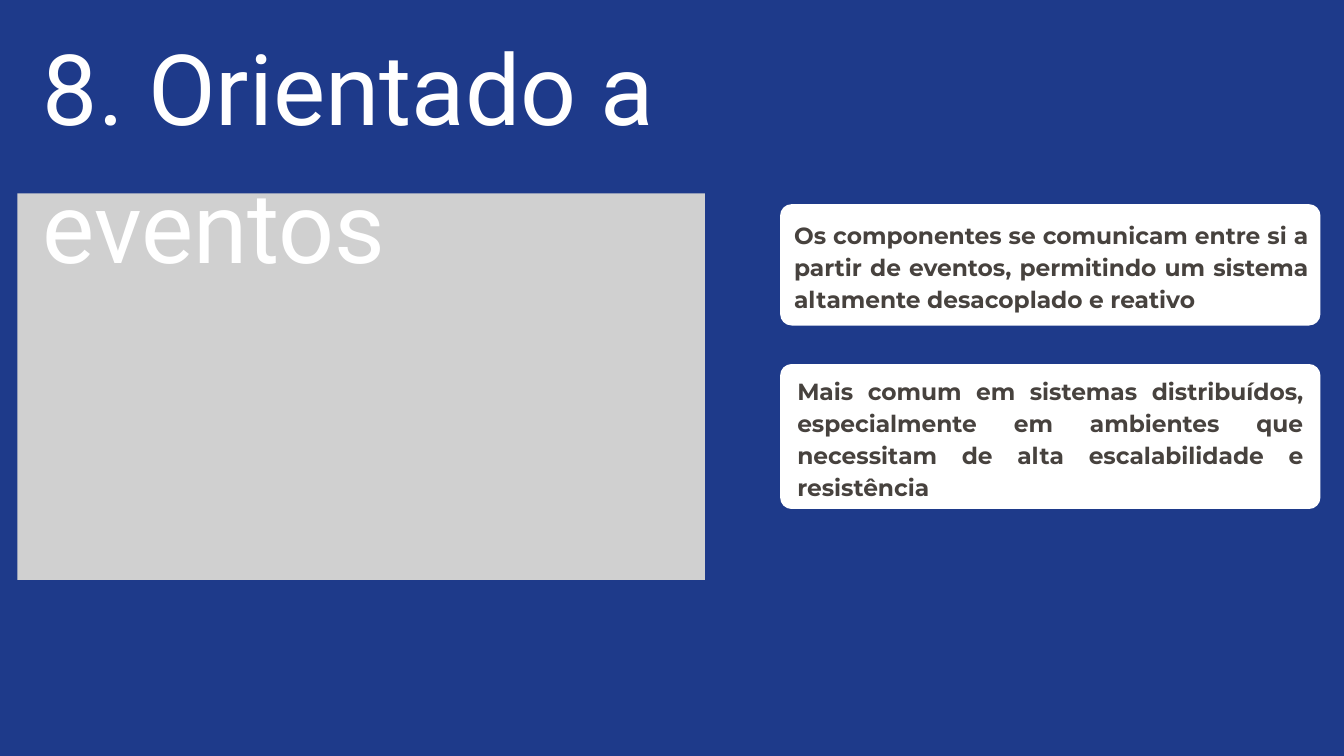
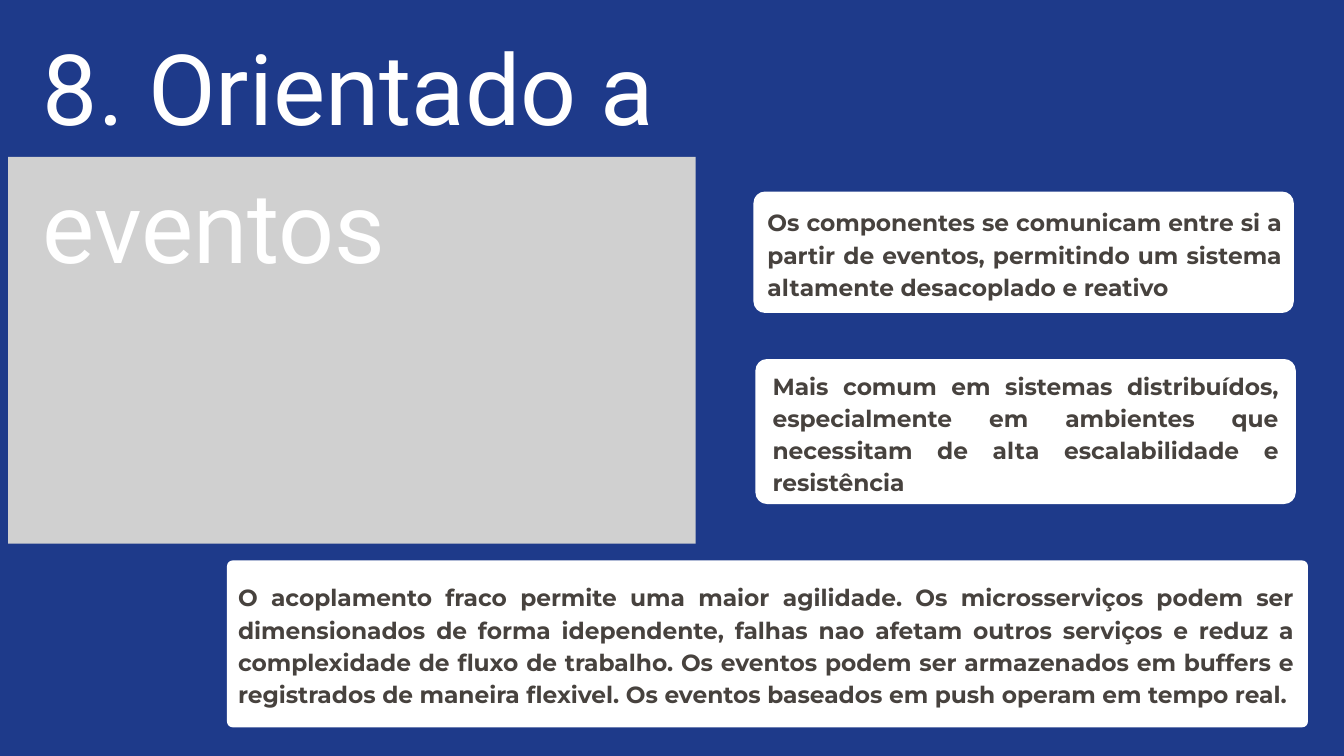
Before and after one commit to Liche008/Eng-Soft2-Grupo2, a slide deck: slide 13 of Apresentacao.pptx. Drawn at 1344x756 pixels with LibreOffice and Linux fonts; fonts in the diff are those of the drawing; grey boxes stand for pictures. Boxes give left, top, right and bottom in pixels: in the first picture for what was removed or moved away, otherwise in the second. Text is boxed around its words. In the diff, an @@ line names an element or a change of style, - is before the commit and + after.

```diff
--- a/Apresentacao.pptx
+++ b/Apresentacao.pptx
@@ picture: place and size @@
-picture at [17,194,705,580]
+picture at [8,157,696,544]
@@ freeform shape: place and size @@
-freeform shape at [780,204,1320,326]
+freeform shape at [753,192,1294,313]
@@ text "Os componentes se comunicam entre ...": place and size @@
-text "Os componentes se comunicam entre ..." at [794,225,1308,313]
+text "Os componentes se comunicam entre ..." at [767,212,1282,301]
@@ freeform shape: place and size @@
-freeform shape at [780,364,1320,509]
+freeform shape at [755,359,1296,504]
@@ text "Mais comum em sistemas distribuídos, ...": place and size @@
-text "Mais comum em sistemas distribuídos, ..." at [797,381,1304,496]
+text "Mais comum em sistemas distribuídos, ..." at [773,376,1279,491]
@@ freeform shape added at [227,560,1308,727], fill #FFFFFF @@
@@ text added at [238,587,1294,708], 25 pt, text #47423E, bold @@
+O acoplamento fraco permite uma maior agilidade. Os microsserviços podem ser dimensionados de forma idependente, falhas nao afetam outros serviços e reduz a complexidade de fluxo de trabalho. Os eventos podem ser armazenados em buffers e registrados de maneira flexivel. Os eventos baseados em push operam em tempo real.
```
Also in this commit, not shown: 4 other slides changed.
